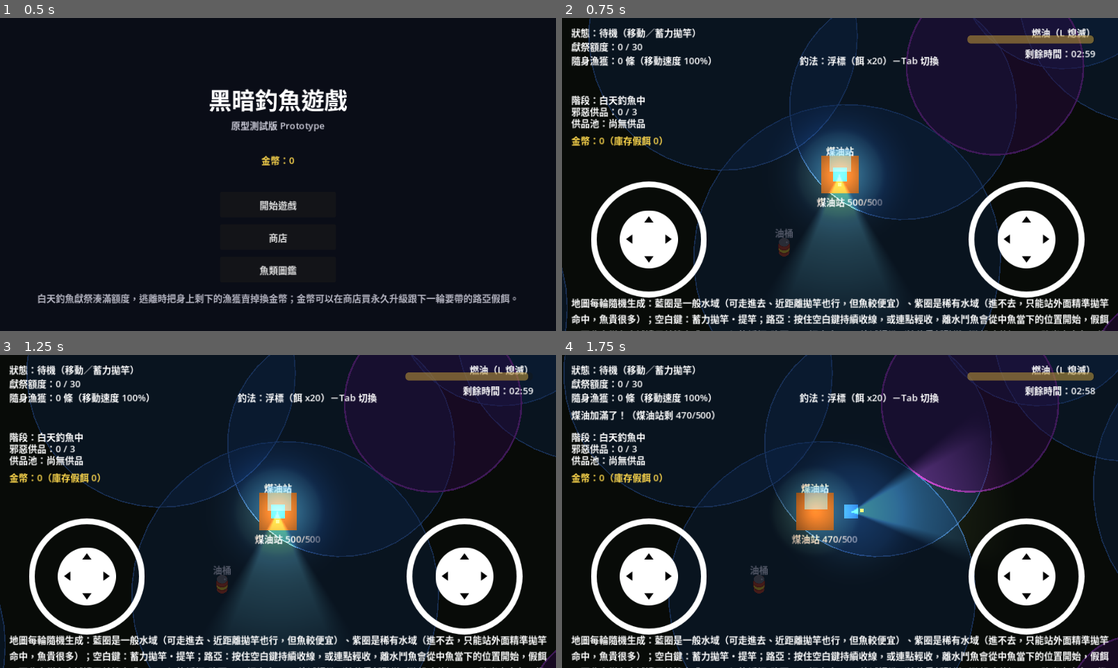
Above: before the commit, frames 1-4 (two rows, left to right).
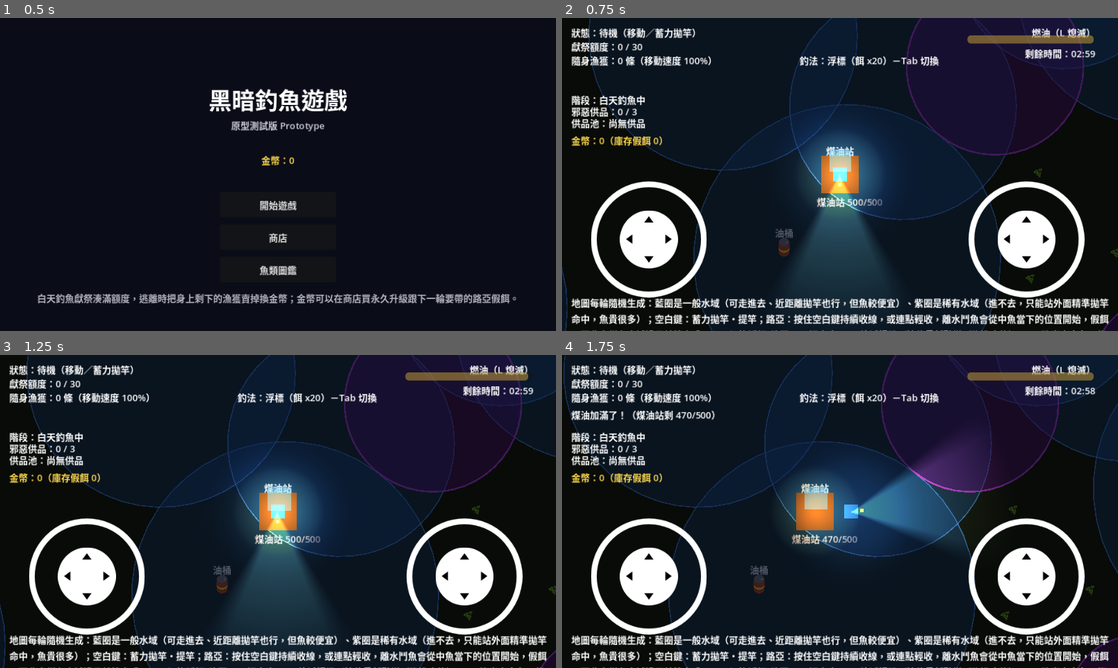
Above: after the commit, the same moments.

Repository: brian18964-bot/fishock
Game: Godot game, scene res://scenes/title_screen.tscn
The game is run twice, just before and just after one commit, with the same random seed, the same clock (stepped at 60 frames per second) and the same inputs.
Inputs (mouse positions are in pixels of both pictures, inside the frame that each line leads up to):
- Up to frame 1 (0.5 s): no input
- Up to frame 2 (0.75 s): click "開始遊戲" at 0.5 s
- Up to frame 3 (1.25 s): no input
- Up to frame 4 (1.75 s): tap Enter at 1.25 s; move the mouse to (962, 495) at 1.27 s; hold Right (ui_right) from 1.28 s (still down); hold F from 1.28 s (still down); click (962, 495) at 1.42 s; tap Space at 1.52 s

Frame 1 is identical in both runs. In frame 2, less than 0.1% of the frame differs, in the area x 83-100%, y 48-85%; in frame 3, less than 0.1%; in frame 4, less than 0.1%, in the area x 78-96%, y 48-85%.

Commit message:
Add bush/fern/clover sprites and an oil drum shadow
Bushes: the three placeholder bushes now pick one of Bush, Bush with
Flowers or Fern (Quaternius Stylized Nature MegaKit, CC0), rendered
through the same 55deg pipeline and pixel density as the dead trees.
Scaled up from true model size (bushes x1.9, fern x0.41 since it's
authored ~5x larger than the rest of the pack) so each stays about the
old 50px footprint and still hides the player; the hide area is sized
per variant from its projected bounds.

Ground cover: 45 clover patches (two variants, x1.5) scattered per run
by map_generator, kept out of water. Decorative only, added via
deferred add_child for the same reason as the water zones.

Oil drum: adds a LightOccluder2D matching the barrel's base footprint,
so it casts a ground shadow like the tree trunks. Verified it
disappears along with the drum while carried.

render_sprite.py: alpha-cutout support (leaf cards were rendering as
solid quads), back-face normal flipping for two-sided leaf cards (~60%
of bush pixels had normals pointing away from the camera), and a
--scale option. Dead-tree renders are unchanged, pixel for pixel.

Co-Authored-By: Claude Opus 5.5 <noreply@anthropic.com>
Claude-Session: https://claude.ai/code/session_01E8ouZNnFGnS8DUZSFp8fpg

Diff:
--- a/scenes/bush.tscn
+++ b/scenes/bush.tscn
@@ -1,22 +1,13 @@
-[gd_scene load_steps=3 format=3]
+[gd_scene load_steps=2 format=3]
 
-[ext_resource type="Script" path="res://scripts/foliage_occluder.gd" id="1"]
-
-[sub_resource type="RectangleShape2D" id="BushShape"]
-size = Vector2(50, 50)
+[ext_resource type="Script" path="res://scripts/bush.gd" id="1"]
 
 [node name="Bush" type="Node2D"]
 script = ExtResource("1")
 z_index = 10
 
-[node name="Visual" type="ColorRect" parent="."]
-offset_left = -25.0
-offset_top = -25.0
-offset_right = 25.0
-offset_bottom = 25.0
-color = Color(0.18, 0.38, 0.16, 1)
+[node name="Visual" type="Sprite2D" parent="."]
 
 [node name="Area2D" type="Area2D" parent="."]
 
 [node name="CollisionShape2D" type="CollisionShape2D" parent="Area2D"]
-shape = SubResource("BushShape")
--- /dev/null
+++ b/scenes/ground_cover.tscn
@@ -0,0 +1,7 @@
+[gd_scene load_steps=2 format=3]
+
+[ext_resource type="Script" path="res://scripts/ground_cover.gd" id="1"]
+
+[node name="GroundCover" type="Sprite2D"]
+z_index = -4
+script = ExtResource("1")
--- a/scenes/oil_drum.tscn
+++ b/scenes/oil_drum.tscn
@@ -11,6 +11,9 @@
 diffuse_texture = ExtResource("2")
 normal_texture = ExtResource("3")
 
+[sub_resource type="OccluderPolygon2D" id="DrumFootprint"]
+polygon = PackedVector2Array(10, 7.86, 7.07, 13.65, 0, 16.05, -7.07, 13.65, -10, 7.86, -7.07, 2.07, 0, -0.33, 7.07, 2.07)
+
 [node name="OilDrum" type="Area2D"]
 script = ExtResource("1")
 z_index = 3
@@ -18,6 +21,9 @@
 [node name="Visual" type="Sprite2D" parent="."]
 texture = SubResource("CanvasTexture_drum")
 scale = Vector2(0.075, 0.075)
+
+[node name="LightOccluder2D" type="LightOccluder2D" parent="."]
+occluder = SubResource("DrumFootprint")
 
 [node name="Label" type="Label" parent="."]
 offset_left = -30.0
--- /dev/null
+++ b/scripts/bush.gd
@@ -0,0 +1,47 @@
+extends "res://scripts/foliage_occluder.gd"
+
+## Bush variants pre-rendered from Quaternius' Stylized Nature MegaKit (CC0)
+## through tools/render_sprite.py, at the same pixel density as the dead
+## trees. Scaled up from true model size (bushes x1.9, the fern x0.41 since
+## it's authored far larger than the rest of the pack) so each one is about
+## the old 50px placeholder and still big enough to hide the player in.
+
+## Where the ground point lands in the 112x112 renders, from the texture
+## center (render camera center_y 0.555 units, 27.108 px/unit).
+const SPRITE_OFFSET := Vector2(0, -15.04)
+const SPRITE_SCALE := 0.5
+
+## hide_rect: node-local area counting as "inside the bush", from each
+## model's projected bounds.
+const VARIANTS := [
+	{"albedo": preload("res://assets/sprites/bush/bush_55deg_albedo.png"),
+	 "normal": preload("res://assets/sprites/bush/bush_55deg_normal.png"),
+	 "hide_rect": Rect2(-24, -33, 50, 48)},
+	{"albedo": preload("res://assets/sprites/bush/bush_flowers_55deg_albedo.png"),
+	 "normal": preload("res://assets/sprites/bush/bush_flowers_55deg_normal.png"),
+	 "hide_rect": Rect2(-24, -33, 50, 48)},
+	{"albedo": preload("res://assets/sprites/bush/fern_55deg_albedo.png"),
+	 "normal": preload("res://assets/sprites/bush/fern_55deg_normal.png"),
+	 "hide_rect": Rect2(-25, -21, 51, 39)},
+]
+
+
+func _ready() -> void:
+	super()
+	var variant: Dictionary = VARIANTS[randi() % VARIANTS.size()]
+
+	var tex := CanvasTexture.new()
+	tex.diffuse_texture = variant.albedo
+	tex.normal_texture = variant.normal
+	var sprite: Sprite2D = visual
+	sprite.texture = tex
+	sprite.offset = SPRITE_OFFSET
+	sprite.scale = Vector2(SPRITE_SCALE, SPRITE_SCALE)
+
+	# Per instance: a .tscn shape resource would be shared by every bush.
+	var rect: Rect2 = variant.hide_rect
+	var shape := RectangleShape2D.new()
+	shape.size = rect.size
+	var collision: CollisionShape2D = area.get_node("CollisionShape2D")
+	collision.shape = shape
+	collision.position = rect.get_center()
--- /dev/null
+++ b/scripts/ground_cover.gd
@@ -0,0 +1,28 @@
+extends Sprite2D
+
+## Purely decorative ground plants (no collision, no hiding) scattered by
+## map_generator.gd. Clover renders from Quaternius' Stylized Nature MegaKit
+## (CC0) via tools/render_sprite.py, scaled x1.5 so they read at game size.
+## Never flipped for variety: flip_h mirrors the texture but not the normal
+## map's X channel, which would light them from the wrong side.
+
+## Ground point in the 48x48 renders (center_y 0.651 units, 27.108 px/unit).
+const SPRITE_OFFSET := Vector2(0, -17.65)
+const SPRITE_SCALE := 0.5
+
+const VARIANTS := [
+	{"albedo": preload("res://assets/sprites/ground_cover/clover_1_55deg_albedo.png"),
+	 "normal": preload("res://assets/sprites/ground_cover/clover_1_55deg_normal.png")},
+	{"albedo": preload("res://assets/sprites/ground_cover/clover_2_55deg_albedo.png"),
+	 "normal": preload("res://assets/sprites/ground_cover/clover_2_55deg_normal.png")},
+]
+
+
+func _ready() -> void:
+	var variant: Dictionary = VARIANTS[randi() % VARIANTS.size()]
+	var tex := CanvasTexture.new()
+	tex.diffuse_texture = variant.albedo
+	tex.normal_texture = variant.normal
+	texture = tex
+	offset = SPRITE_OFFSET
+	scale = Vector2(SPRITE_SCALE, SPRITE_SCALE)
--- a/scripts/map_generator.gd
+++ b/scripts/map_generator.gd
@@ -45,6 +45,9 @@
 const PROP_MIN_SEPARATION := 90.0
 const PROP_AVOID_SPAWN_RADIUS := 180.0
 
+const GROUND_COVER_SCENE := preload("res://scenes/ground_cover.tscn")
+const GROUND_COVER_COUNT := 45
+
 var water_zones: Array = []
 
 
@@ -52,6 +55,7 @@
 	_generate_water_zones()
 	_place_altar_and_escape()
 	_scatter_props()
+	_scatter_ground_cover()
 
 
 func _generate_water_zones() -> void:
@@ -144,6 +148,23 @@
 		placed.append(pos)
 
 
+## Decorative only, so no spacing rules beyond staying out of the water.
+func _scatter_ground_cover() -> void:
+	for _i in range(GROUND_COVER_COUNT):
+		var pos := Vector2.ZERO
+		for _try in range(15):
+			pos = Vector2(
+				randf_range(PROP_MARGIN, Player.WORLD_WIDTH - PROP_MARGIN),
+				randf_range(PROP_MARGIN, Player.WORLD_HEIGHT - PROP_MARGIN)
+			)
+			if not _in_any_water(pos):
+				break
+		var plant: Node2D = GROUND_COVER_SCENE.instantiate()
+		plant.position = pos
+		# Main is still mid-setup here; see _spawn_zone().
+		get_parent().add_child.call_deferred(plant)
+
+
 func _pick_prop_position(placed: Array) -> Vector2:
 	var pos := Vector2.ZERO
 	for _try in range(25):
Binary file added: art_src/bush/bush_flowers.glb
Binary file added: art_src/bush/fern.glb
Binary file added: art_src/ground_cover/clover_1.glb
Binary file added: art_src/ground_cover/clover_2.glb
Binary file added: assets/sprites/bush/bush_55deg_albedo.png
Not shown, added: assets/sprites/bush/bush_55deg_albedo.png.import
Binary file added: assets/sprites/bush/bush_55deg_normal.png
Not shown, added: assets/sprites/bush/bush_55deg_normal.png.import
Binary file added: assets/sprites/bush/bush_flowers_55deg_albedo.png
Not shown, added: assets/sprites/bush/bush_flowers_55deg_albedo.png.import
Binary file added: assets/sprites/bush/bush_flowers_55deg_normal.png
Not shown, added: assets/sprites/bush/bush_flowers_55deg_normal.png.import
(and 16 more such lines)
